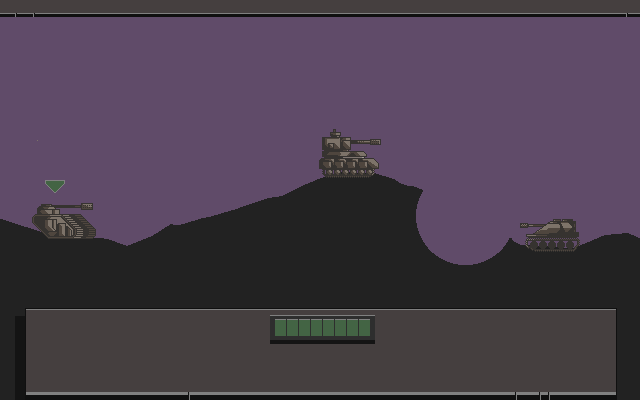
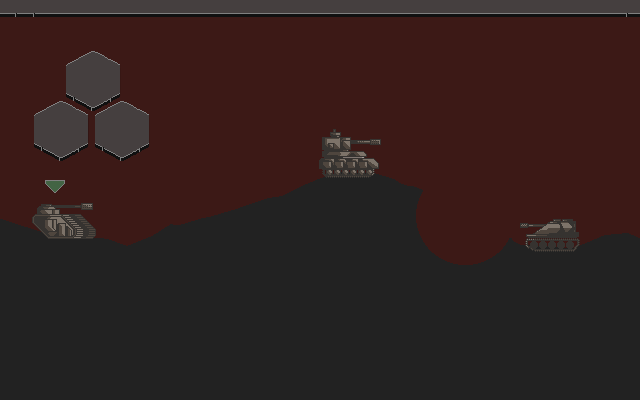
Layered file, before and after one edit (w=640, h=400). Changes by layer:
added layer "Pasted Layer #2" above "Pasted Layer #1" over [95, 101, 150, 161]
added layer "Pasted Layer #1" above "Pasted Layer" over [66, 51, 121, 111]
added layer "Pasted Layer" above "pointer" over [34, 101, 89, 161]
painted on "pointer" over [34, 101, 89, 161]
removed layer "health" over [270, 315, 375, 344]
painted on "ui" over [15, 308, 617, 400]
painted on "Layer" over [0, 17, 640, 400]
removed layer "Background" over [0, 17, 640, 400]
